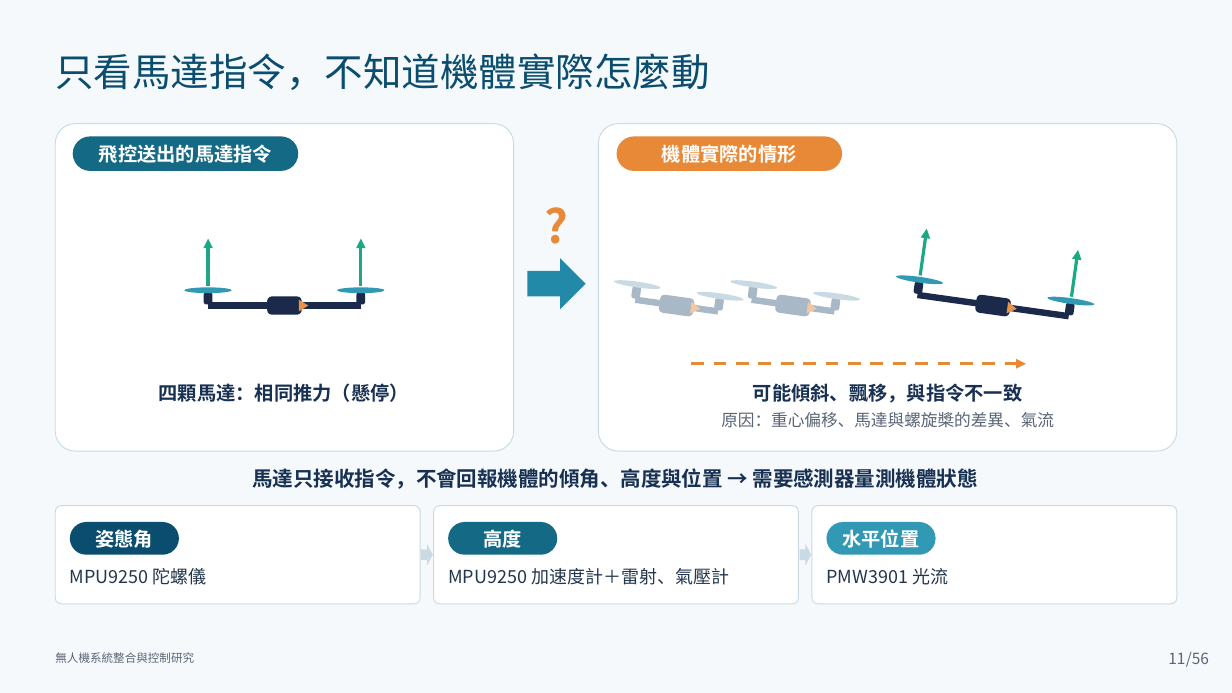
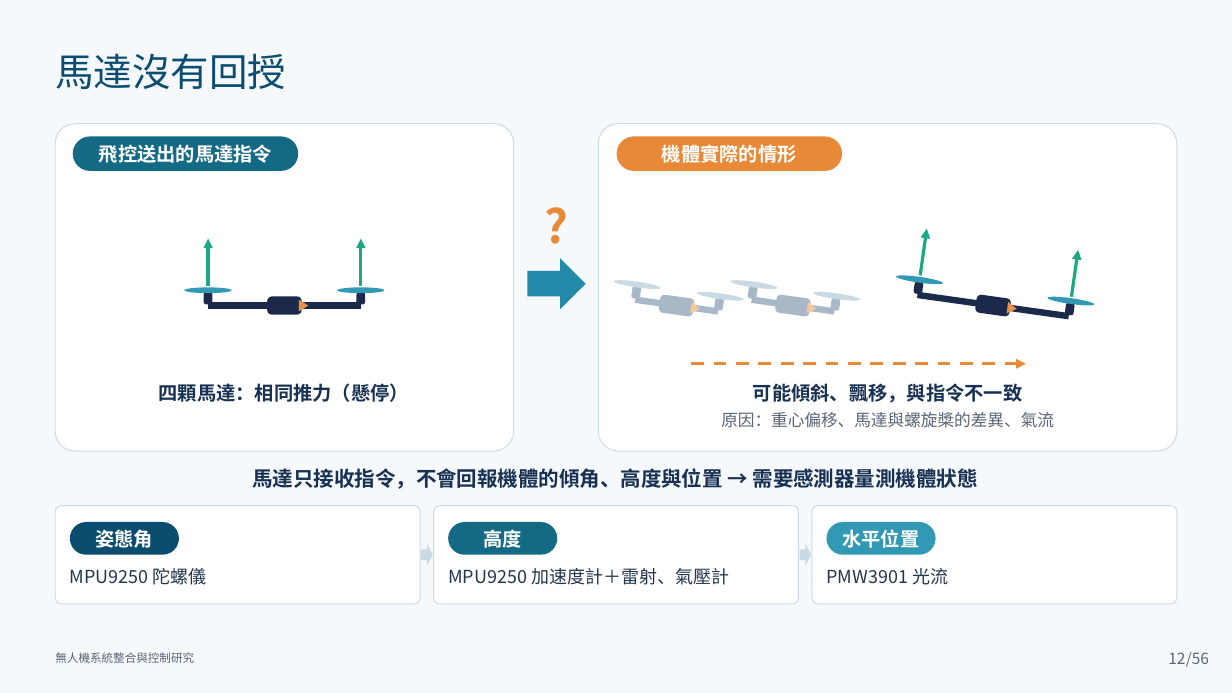
Before and after one commit to lingken1028/-, a slide deck: slide 12 of 無人機系統整合與控制研究_口試簡報 (2).pptx (slide 11 before the commit). Drawn at 1232x693 pixels with LibreOffice and Linux fonts; fonts in the diff are those of the drawing. Boxes give left, top, right and bottom in pixels: in the first picture for what was removed or moved away, otherwise in the second. Text is boxed around its words. In the diff, an @@ line names an element or a change of style, - is before the commit and + after.

```diff
--- a/無人機系統整合與控制研究_口試簡報 (2).pptx
+++ b/無人機系統整合與控制研究_口試簡報 (2).pptx
@@ text at bbox=[55, 53, 286, 89]: text changed @@
-只看馬達指令，不知道機體實際怎麼動
+馬達沒有回授
@@ page number at bbox=[1168, 652, 1185, 664]: text changed @@
-11
+12
```
Also in this commit, not shown: 25 other slides changed, 2 slides added.
